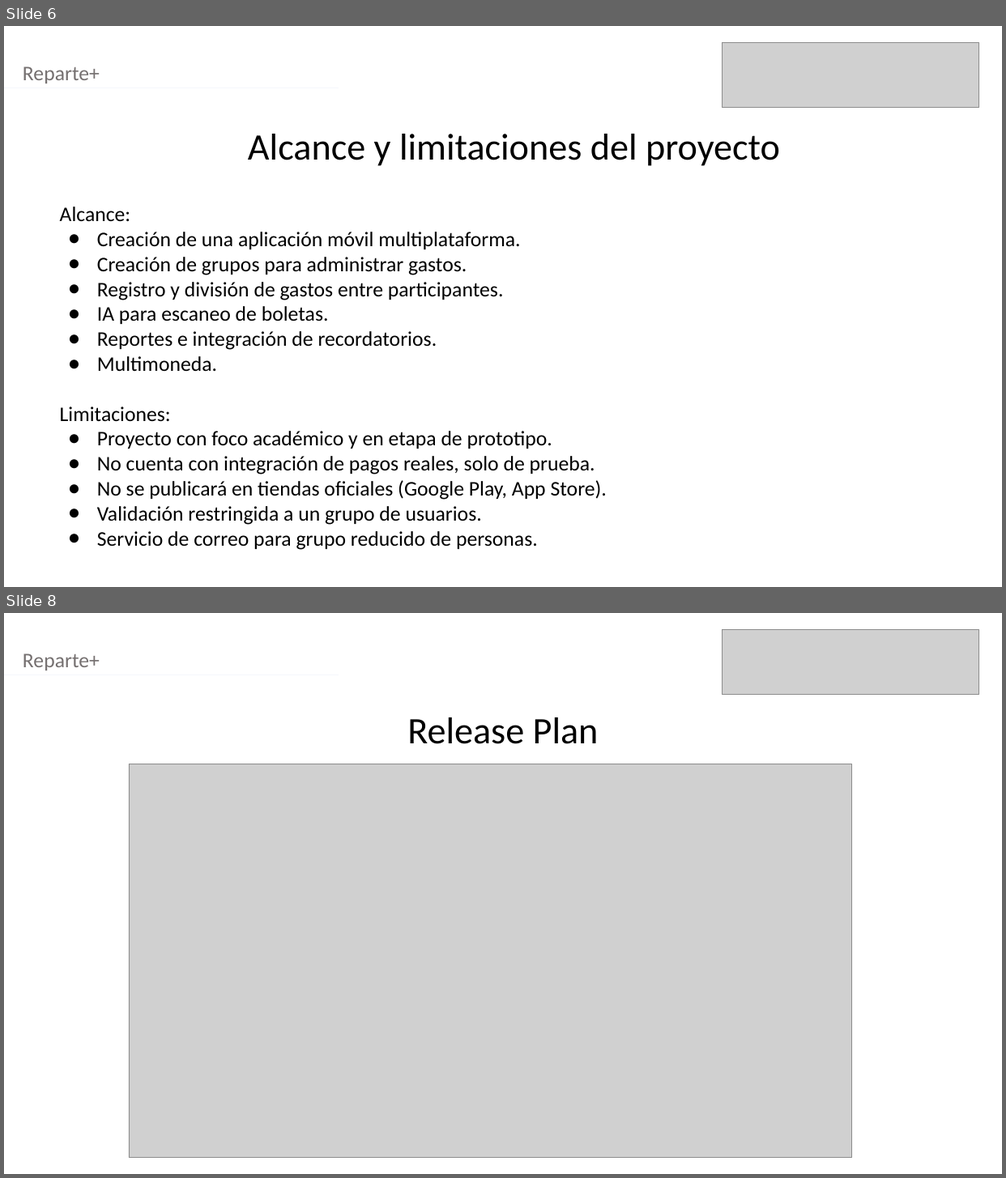
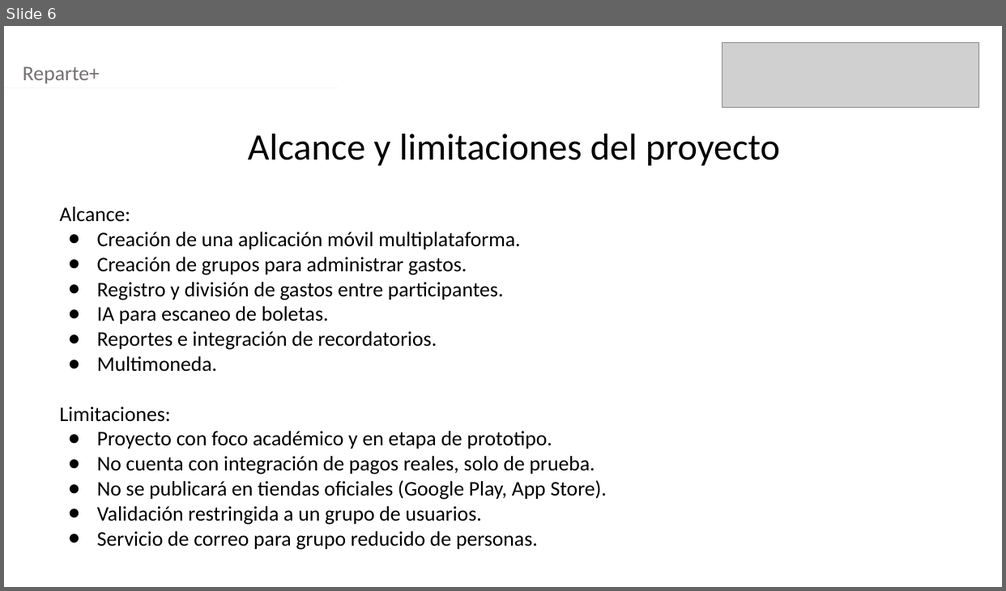
Before and after one commit to lrgdduoc/CAPSTONE, a slide deck: Fase2/Evidencias Proyecto/Presentación Reparte+.pptx. Shown one above the other, each under a label of ours: slides 6 and 8 before the commit, slide 6 after it; the slides between them are not shown. The pictures are 1006x1178 and 1006x591 pixels, drawn with LibreOffice and Linux fonts; fonts in the diff are those of the drawing; grey boxes stand for pictures. Boxes give left, top, right and bottom in pixels: in the first picture for what was removed or moved away, otherwise in the second. Text is boxed around its words. In the diff, an @@ line names an element or a change of style, - is before the commit and + after.

```diff
--- a/Fase2/Evidencias Proyecto/Presentación Reparte+.pptx
+++ b/Fase2/Evidencias Proyecto/Presentación Reparte+.pptx
@@ slide 8 removed at (4, 613, 1002, 1174), background #FFFFFF @@
@@ picture removed at (722, 630, 979, 695) @@
@@ text removed at (23, 653, 100, 671) @@
-Reparte+
@@ line removed from (4, 675) to (339, 675) @@
@@ text removed at (407, 717, 599, 744) @@
-Release Plan
@@ picture removed at (129, 764, 852, 1158) @@
```
Also in this commit, not shown: 10 slides changed, 2 slides added, 5 other slides removed.
